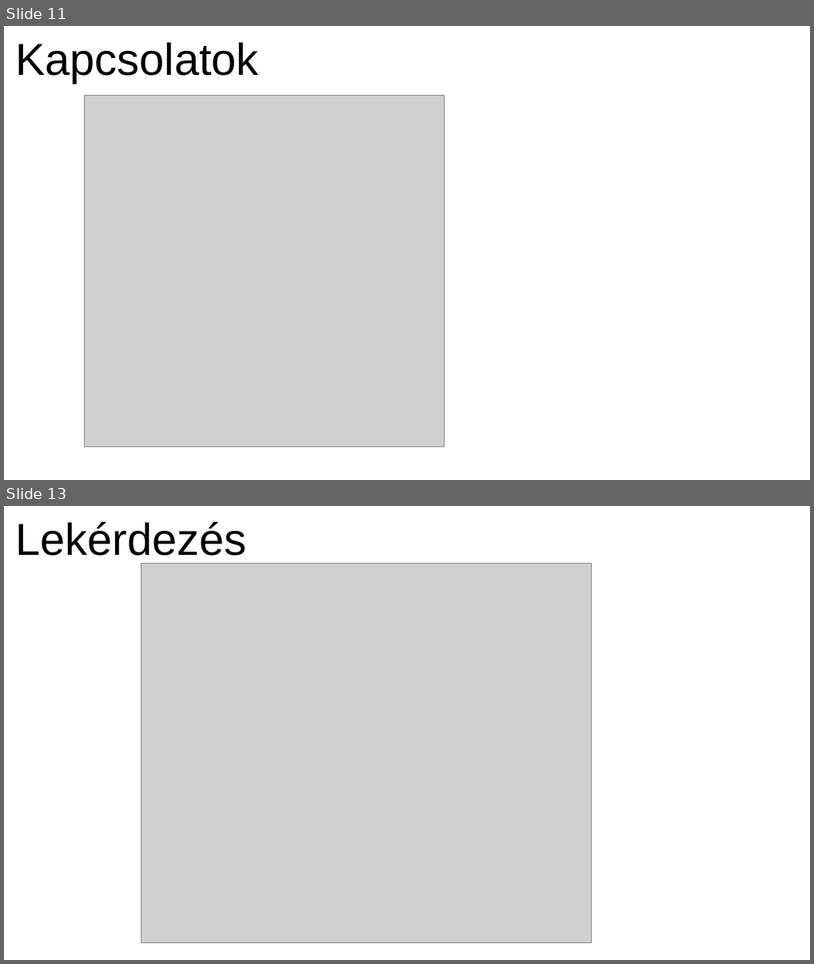
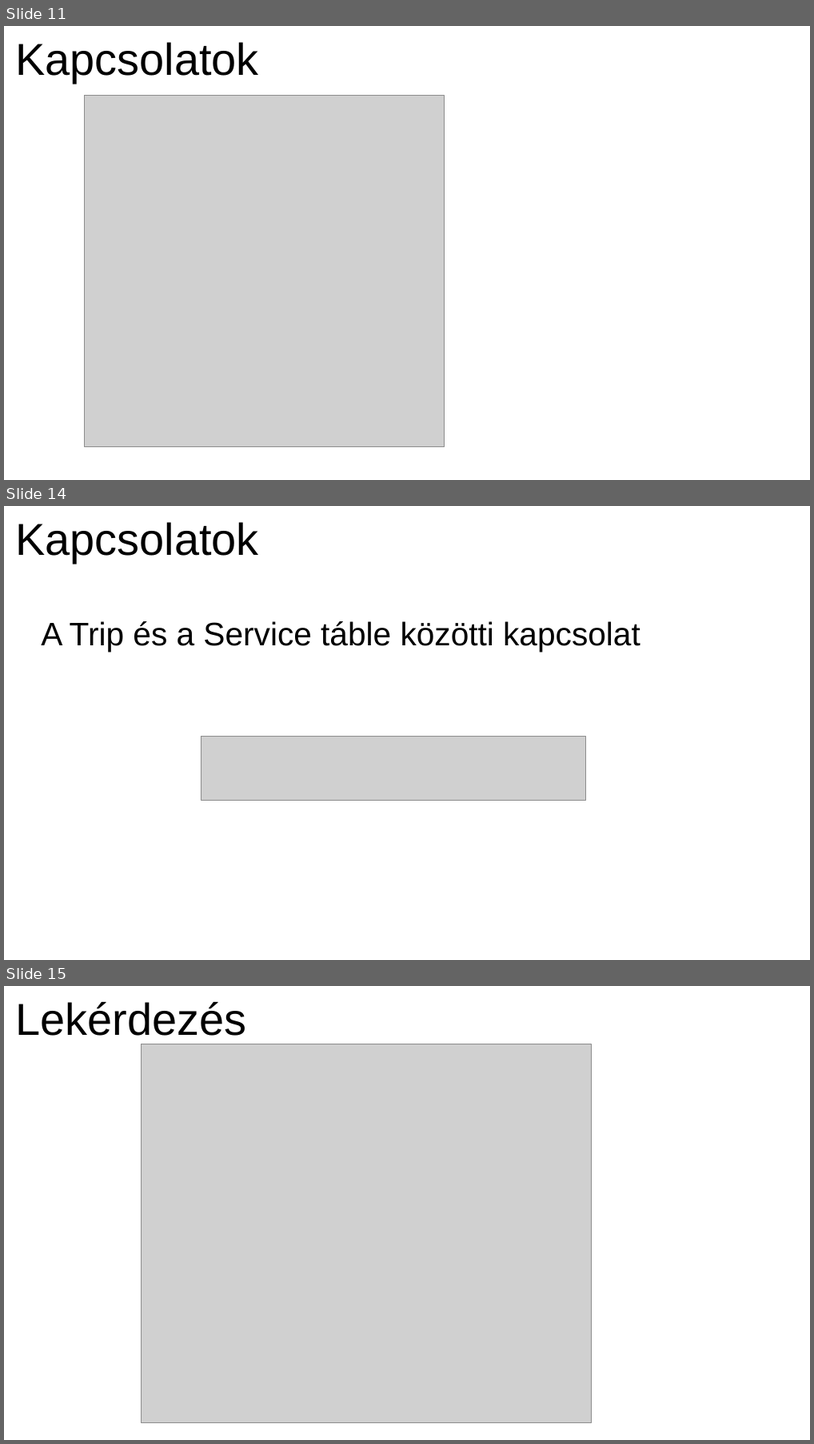
Before and after one commit to Tominano/neo4j, a slide deck: pres.pptx. Shown one above the other, each under a label of ours: slides 11 and 13 before the commit, slides 11, 14 and 15 after it; the slides between them are not shown. The pictures are 814x964 and 814x1444 pixels, drawn with LibreOffice and Linux fonts; fonts in the diff are those of the drawing; grey boxes stand for pictures; background and template pictures are left out. Boxes give left, top, right and bottom in pixels: in the first picture for what was removed or moved away, otherwise in the second. Text is boxed around its words. In the diff, an @@ line names an element or a change of style, - is before the commit and + after.

```diff
--- a/pres.pptx
+++ b/pres.pptx
@@ slide 14 added at box(4, 506, 810, 960), background picture (left out) @@
@@ text added at box(15, 522, 258, 563), 44 pt, text #000000 @@
+Kapcsolatok
@@ text added at box(41, 621, 641, 652), 32 pt, text #000000 @@
+A Trip és a Service táble közötti kapcsolat
@@ picture added at box(201, 736, 586, 800) @@
@@ what was slide 13 is now slide 15 @@
```
Also in this commit, not shown: 3 other slides added, 1 slide removed, 2 other files.
